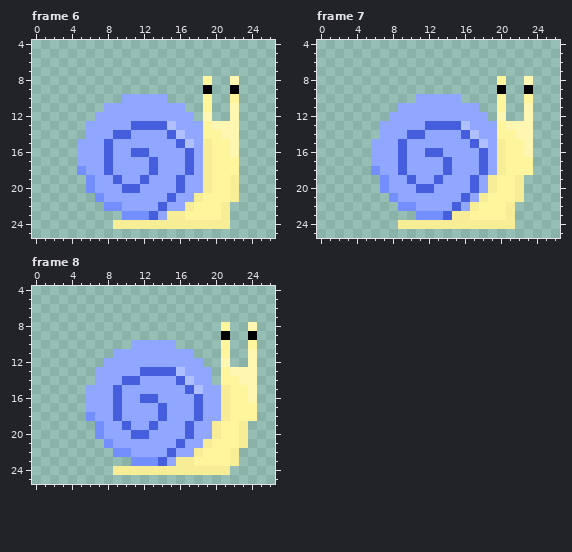
Edited in one commit: pixel-art file (Assets/Art/Enemy/Snail/Hurt/Snail_Hurt_Left.aseprite). The picture above is the old version.
32x32 pixels, 8 frames. Shown: frame 6: x 0..26, y 4..25; frame 7: x 0..26, y 4..25; frame 8: x 0..26, y 4..25. The commit also changed other frames, which this record leaves out.
The result:
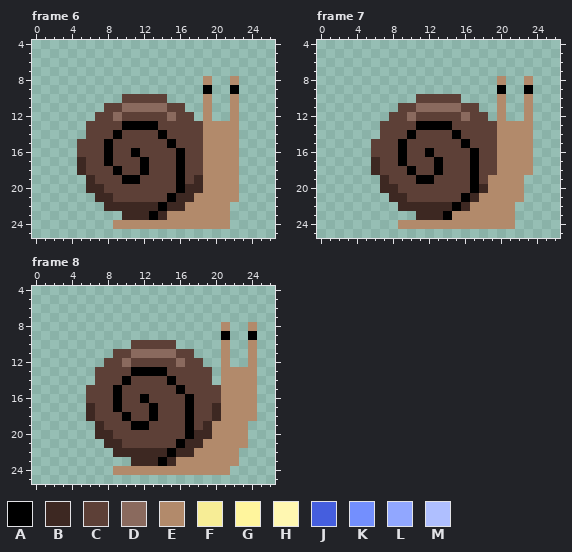
Palette (. is transparent): A #000000  B #3d2822  C #5d4037  D #8a6a5e  E #b28a6b  F #f7ed96  G #fff59d  H #fff7b1  J #455ede  K #738ffe  L #91a7ff  M #afbfff
Diff:
Changed rows in their new state; - is an unchanged pixel.
Frame 6, layers "Body", "Shell":
first column x 5:
 8 --------------E--E
10 -----CCCCC----E--E
11 ---CCDDDDDCC--E--E
12 --CCDCCCCCDCC-E--E
13 -CCCCAAAACCCCCEEEE
14 -CCCACCCCACCCCEEEE
15 CCCACCCCCCACCCEEEE
16 CCCACCACCCCACCEEEE
17 BCCACCCACCCACCEEEE
18 BCCCACCACCCACCEEEE
19 -BCCCAACCCCACBEEEE
20 -BBCCCCCCCCABBEEEE
21 --BBCCCCCCABBEEEEE
22 ---BBBBBBABBEEEEE-
23 -----BBBABEEEEEEE-
24 ----EEEEEEEEEEEEE-
Frame 7, layers "Body", "Shell":
first column x 6:
 8 --------------E--E
10 -----CCCCC----E--E
11 ---CCDDDDDCC--E--E
12 --CCDCCCCCDCC-E--E
13 -CCCCAAAACCCCCEEEE
14 -CCCACCCCACCCCEEEE
15 CCCACCCCCCACCCEEEE
16 CCCACCACCCCACCEEEE
17 BCCACCCACCCACCEEEE
18 BCCCACCACCCACCEEEE
19 -BCCCAACCCCACEEEE-
20 -BBCCCCCCCCABEEEE-
21 --BBCCCCCCABEEEEE-
22 ---BBBBBBABEEEEE--
23 -----BBBAEEEEEEE--
24 ---EEEEEEEEEEEEE--
Frame 8, layers "Body", "Shell":
first column x 6:
 8 ---------------E--E
10 -----CCCCC-----E--E
11 ---CCDDDDDCC---E--E
12 --CCDCCCCCDCC--E--E
13 -CCCCAAAACCCCC-EEEE
14 -CCCACCCCACCCC-EEEE
15 CCCACCCCCCACCCCEEEE
16 CCCACCACCCCACCCEEEE
17 BCCACCCACCCACCBEEEE
18 BCCCACCACCCACCBEEEE
19 -BCCCAACCCCACBEEEE-
20 -BBCCCCCCCCABBEEEE-
21 --BBCCCCCCABBEEEEE-
22 ---BBBBBBABBEEEEE--
23 -----BBBABEEEEEEE--
24 ---EEEEEEEEEEEEE---
Boxes around the changes in both pictures, in picture pixels (x1, y1, x2, y2):
changed: (77, 76, 239, 229)
changed: (371, 76, 533, 229)
changed: (86, 322, 257, 475)
